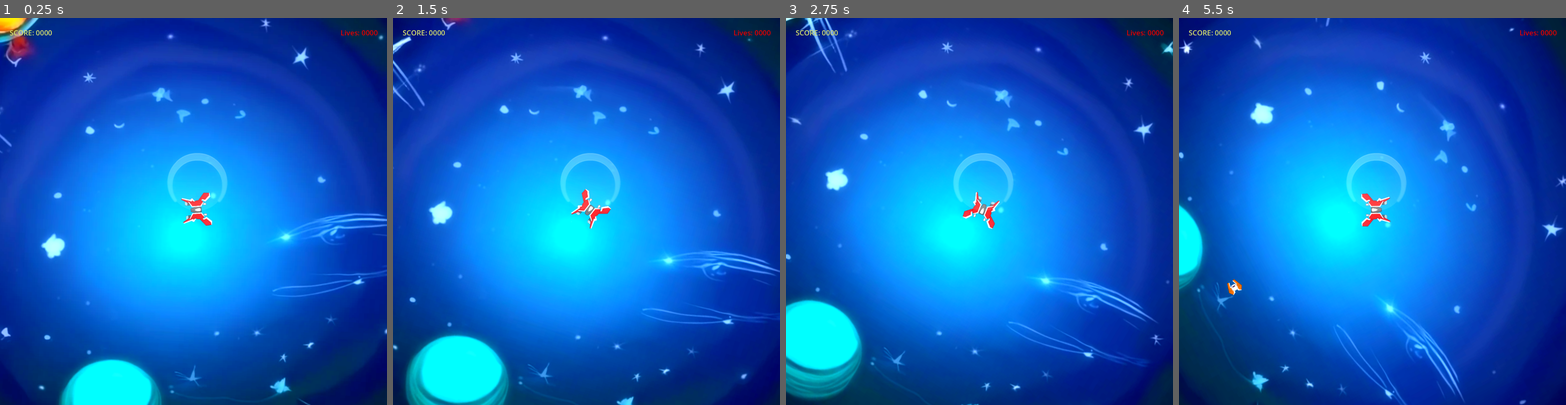
Above: before the commit, frames 1-4 (left to right).
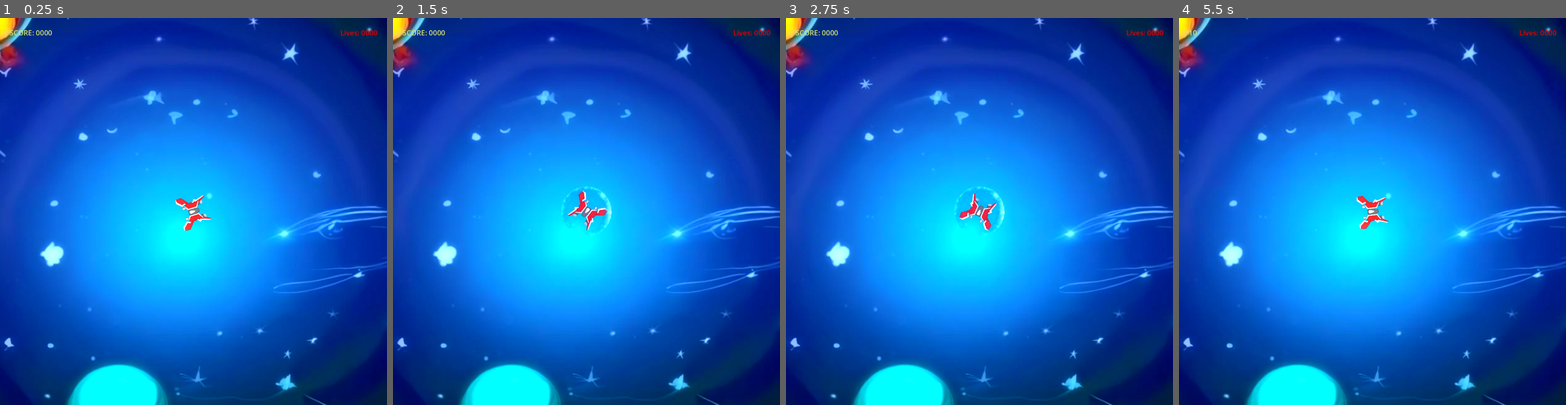
Above: after the commit, the same moments.

Repository: AdhdGameDev/space-parry
Game: Godot game, scene res://scenes/game_scene.tscn
Same seed, same stepped clock (60 frames per second), same inputs: the game is played once before the commit and once after it.
Inputs (mouse positions are in pixels of both pictures, inside the frame that each line leads up to):
- Up to frame 1 (0.25 s): no input
- Up to frame 2 (1.5 s): move the mouse to (671, 192) at 0.52 s; tap Space (Deflect) at 0.6 s; tap E (Shield, bound only after the commit) at 0.8, 1.35 s; move the mouse to (509, 230) at 1.27 s
- Up to frame 3 (2.75 s): tap Space (Deflect) at 1.55, 2.1 s; move the mouse to (1018, 126) at 2.02 s; tap E (Shield, bound only after the commit) at 2.3 s
- Up to frame 4 (5.5 s): move the mouse to (1353, 288) at 2.77 s; click (1353, 288) at 2.85 s; tap Space (Deflect) at 3.05, 4.35 s; move the mouse to (1488, 269) at 3.52 s; tap E (Shield, bound only after the commit) at 3.6, 5.1 s; move the mouse to (1256, 153) at 4.27 s; move the mouse to (1391, 211) at 5.02 s

The runs differ from the first frame. In frame 1, 6.9% of the frame differs, in the area x 0-100%, y 0-100%; in frame 2, 15%; in frame 3, 21%; in frame 4, 41%.
Error after the commit: Parse Error: Expected identifier after "." for attribute access. (res://scenes/game_scene.gd:27)

Commit message:
added overcharge and shield mechanic

Diff:
--- a/config/SignalBus.gd
+++ b/config/SignalBus.gd
@@ -1,3 +1,6 @@
 extends Node
 
 signal enemy_destroyed(points: int)
+signal player_death
+signal enemy_group_defeated(count: int)
+signal player_collision_hit(global_position: Vector2)
--- a/project.godot
+++ b/project.godot
@@ -36,6 +36,11 @@
 "events": [Object(InputEventMouseButton,"resource_local_to_scene":false,"resource_name":"","device":-1,"window_id":0,"a …(258 unchanged characters)…
 ]
 }
+Shield={
+"deadzone": 0.5,
+"events": [Object(InputEventKey,"resource_local_to_scene":false,"resource_name":"","device":-1,"window_id":0,"alt_pressed":false,"shift_pressed":false,"ctrl_pressed":false,"meta_pressed":false,"pressed":false,"keycode":0,"physical_keycode":69,"key_label":0,"unicode":101,"location":0,"echo":false,"script":null)
+]
+}
 
 [rendering]
 
--- a/scenes/basic_projectile.gd
+++ b/scenes/basic_projectile.gd
@@ -25,4 +25,5 @@
 
 func _on_player_ara_entered(area: Area2D) -> void:
 	if area.is_in_group("player"):
+		SignalBus.player_collision_hit.emit(self.global_position)
 		queue_free()
--- /dev/null
+++ b/scenes/camera_2d.gd
@@ -0,0 +1,30 @@
+extends Camera2D
+
+
+var shake_intensity = 0.0
+var shake_duration = 0.0
+var shake_decay = 5.0  # How fast the shake decays (higher value = faster)
+
+# Called when the node enters the scene tree for the first time.
+func _ready() -> void:
+	pass # Replace with function body.
+
+
+func _process(delta: float) -> void:
+	if shake_duration > 0:
+		shake_duration -= delta
+
+		# Apply a random offset to the camera based on the shake intensity
+	var shake_offset = Vector2(randf_range(-1, 1), randf_range(-1, 1)) * shake_intensity
+	position += shake_offset
+
+		# Decrease intensity over time (decay effect)
+	shake_intensity = lerp(shake_intensity, 0.0, shake_decay * delta)
+
+	if shake_duration <= 0:
+		position = Vector2.ZERO
+
+# Call this function to trigger a screen shake
+func start_screen_shake(intensity: float, duration: float):
+	shake_intensity = intensity
+	shake_duration = duration
--- a/scenes/enemy.gd
+++ b/scenes/enemy.gd
@@ -62,7 +62,6 @@
 
 func _on_enemy_hit(area: Area2D) -> void:
 	if area.is_in_group("projectile"):
-		print("yep")
 		var current_projectile: BasicProjectile = area as BasicProjectile
 		if current_projectile.reflected:
 			SignalBus.enemy_destroyed.emit(10)
@@ -71,7 +70,6 @@
 			current_projectile.queue_free()  # Optionally remove the projectile
 	if area.is_in_group("laser"):
 		SignalBus.enemy_destroyed.emit(10)
-		var current_projectile: BasicProjectile = area as BasicProjectile
 		queue_free()
 		explode()
 	if area.is_in_group("enemy"):
--- a/scenes/game_scene.gd
+++ b/scenes/game_scene.gd
@@ -3,11 +3,14 @@
 @export var radius: float = 200  # Radius of the circle
 @export var circle_color: Color = Color(1, 1, 1, 1)  # White color
 @onready var background: Sprite2D = $Background
+
 var rotation_speed: float = PI/16
-var current_angle: float = 0  # Keep track of the current rotation angle
+var current_angle: float = 0
+var enemies_defeated_count: int = 0
 
 # Called every frame to ensure the circle is redrawn
 func _process(delta: float) -> void:
+	SignalBus.enemy_destroyed.connect(on_enemy_destroyed)
 	current_angle += rotation_speed * delta
 	# Apply the rotation to the background sprite
 	background.rotation = current_angle
@@ -16,3 +19,9 @@
 func _draw() -> void:
 		# Draw the circle around the player's global position
 	draw_circle($Player.global_position, 500, Color.BLACK, false)
+
+
+func on_enemy_destroyed(points: int) -> void:
+	enemies_defeated_count = enemies_defeated_count + 1
+	if enemies_defeated_count % 10 == 0:
+		SignalBus.
--- a/scenes/game_scene.tscn
+++ b/scenes/game_scene.tscn
@@ -19,6 +19,8 @@
 
 [node name="MainScene" type="Node2D"]
 script = ExtResource("1_ddm13")
+radius = null
+circle_color = null
 
 [node name="WorldEnvironment" type="WorldEnvironment" parent="."]
 environment = SubResource("Environment_a5hil")
--- a/scenes/player.gd
+++ b/scenes/player.gd
@@ -4,22 +4,35 @@
 
 @export var enemy: PackedScene
 @export var laser: PackedScene
+@export var shield_explosion: PackedScene
 
 @onready var player_image: Sprite2D = $Sprite2D
-@onready var enemy_spawn_timer: Timer = $EnemySpawnTimer
 @onready var deflect_area: Area2D = $DeflectArea
+
 @onready var deflect_timer_buffer: Timer = $DeflectTimerBuffer
 @onready var laser_cooldown_timer: Timer = $LaserCooldownTimer
+@onready var enemy_spawn_timer: Timer = $EnemySpawnTimer
+@onready var shield_timer: Timer = $ShieldTimer
+@onready var shield_cooldown_timer: Timer = $ShieldCooldownTimer
 
+
+@onready var camera_2d: Camera2D = $Camera2D
+@onready var shield: Sprite2D = $Shield
+@onready var ship_collision: CollisionShape2D = $ShipCollision
+
+@export var health: int = 5
 @export var enemy_max_count: int = 5
 var current_enemy_count: int = 0
 
-
+var shield_active: bool = false
+var shield_cooldown_passed: bool = true
 var can_laser: bool = true
 
 # Called when the node enters the scene tree for the first time.
 func _ready() -> void:
+	shield.visible = false
 	SignalBus.enemy_destroyed.connect(enemy_destroyed)
+	SignalBus.player_collision_hit.connect(on_player_collision_hit)
 	enemy_spawn_timer.start()
 
 
@@ -38,9 +51,20 @@
 	if Input.is_action_just_pressed("LaserFirePlayer"):
 		if can_laser:
 			open_fire(player_image.rotation)
+	if Input.is_action_just_pressed("Shield"):
+		activate_shield()
 
 func enemy_destroyed(points: int) -> void:
 	current_enemy_count = current_enemy_count - 1
+
+func activate_shield() -> void:
+	if shield_cooldown_passed:
+		shield_cooldown_passed = !shield_cooldown_passed
+		shield_cooldown_timer.start()
+		shield_active = !shield_active
+		shield.visible = !shield.visible
+		ship_collision.scale = ship_collision.scale * 2
+		shield_timer.start()
 
 func try_to_deflect() -> void:
 	if deflect_timer_buffer.time_left > 0:
@@ -51,6 +75,16 @@
 				deflect_area.modulate = Color.BLACK
 				var new_velocity = (get_global_mouse_position() - global_position).normalized() * 600
 				current_projectile.velocity = new_velocity
+				overcharge()
+
+func overcharge() -> void:
+	print("inside overcharge")
+	for child in player_image.get_children():
+		print(child)
+		child.visible = !child.visible
+	$AnimationPlayer.play("overcharge")
+	laser_cooldown_timer.wait_time = laser_cooldown_timer.wait_time / 4
+
 
 func open_fire(rotation: float) -> void:
 	laser_cooldown_timer.start()
@@ -96,3 +130,32 @@
 
 func _on_laser_cooldown_timer_timeout() -> void:
 	can_laser = !can_laser
+
+
+func _on_area_entered(area: Area2D) -> void:
+	if !area.is_in_group("laser"):
+		if !shield_active:
+			health = health - 1
+			camera_2d.start_screen_shake(5, 2)
+			if health == 0:
+				SignalBus.player_death.emit()
+
+func on_player_collision_hit(global_pos: Vector2) -> void:
+	var shield_exp = shield_explosion.instantiate()
+	shield_exp.global_position = to_local(global_pos)
+	shield_exp.play("explosion")
+	add_child(shield_exp)
+
+func _on_shield_end() -> void:
+	shield_active = false
+	shield.visible = !shield.visible
+	ship_collision.scale = ship_collision.scale / 2
+
+
+func _on_shield_cooldown_passed() -> void:
+	shield_cooldown_passed = !shield_cooldown_passed
+
+
+func _on_animation_player_animation_finished(anim_name: StringName) -> void:
+	$AnimationPlayer.stop()
+	laser_cooldown_timer.wait_time = laser_cooldown_timer.wait_time * 4
--- a/scenes/player.tscn
+++ b/scenes/player.tscn
@@ -1,30 +1,103 @@
-[gd_scene load_steps=9 format=3 uid="uid://b3yoi5ia0ewu2"]
+[gd_scene load_steps=17 format=3 uid="uid://b3yoi5ia0ewu2"]
 
 [ext_resource type="Script" path="res://scenes/player.gd" id="1_vorp1"]
 [ext_resource type="PackedScene" uid="uid://bjm5awditly3x" path="res://scenes/enemy.tscn" id="2_o7w06"]
 [ext_resource type="PackedScene" uid="uid://dsdome0t6utyc" path="res://scenes/player_laser.tscn" id="3_2kcdo"]
 [ext_resource type="Texture2D" uid="uid://drypebh6u88v2" path="res://assets/spaceShips_005.png" id="3_7yqc1"]
+[ext_resource type="PackedScene" uid="uid://b7p1kpvpvjril" path="res://shield_explosion.tscn" id="4_38wwn"]
 [ext_resource type="AudioStream" uid="uid://b5x0jb5wimtmt" path="res://assets/sfx_laser1.ogg" id="5_cek4k"]
-[ext_resource type="Texture2D" uid="uid://bowshtjedddr1" path="res://assets/PNG/Effects/shield3.png" id="6_2k78k"]
+[ext_resource type="Script" path="res://scenes/camera_2d.gd" id="7_gsn5i"]
+[ext_resource type="Texture2D" uid="uid://driu487wo6y4m" path="res://assets/PNG/spr_shield.png" id="7_up5bv"]
+[ext_resource type="Texture2D" uid="uid://1wavn0sjaoab" path="res://assets/PNG/Power-ups/powerupBlue.png" id="9_o8y4b"]
+[ext_resource type="Texture2D" uid="uid://cm7n4uyq81waj" path="res://assets/PNG/Power-ups/powerupBlue_shield.png" id="10_ekclw"]
+[ext_resource type="Texture2D" uid="uid://dvbmo17mkmomj" path="res://assets/PNG/Lasers/laserBlue01.png" id="11_qcgtc"]
 
-[sub_resource type="CircleShape2D" id="CircleShape2D_sykmj"]
-radius = 71.5542
+[sub_resource type="CircleShape2D" id="CircleShape2D_vdhl3"]
+radius = 43.6807
 
 [sub_resource type="RectangleShape2D" id="RectangleShape2D_jd2sv"]
 size = Vector2(217, 71.5)
+
+[sub_resource type="Animation" id="Animation_s0ocm"]
+resource_name = "overcharge"
+length = 2.0
+tracks/0/type = "value"
+tracks/0/imported = false
+tracks/0/enabled = true
+tracks/0/path = NodePath("Sprite2D:scale")
+tracks/0/interp = 1
+tracks/0/loop_wrap = true
+tracks/0/keys = {
+"times": PackedFloat32Array(0, 0.266667, 0.566667, 0.866667, 1.16667, 1.53333, 2),
+"transitions": PackedFloat32Array(1, 1, 1, 1, 1, 1, 1),
+"update": 0,
+"values": [Vector2(0.3, 0.3), Vector2(0.4, 0.4), Vector2(0.3, 0.3), Vector2(0.4, 0.4), Vector2(0.3, 0.3), Vector2(0.4, 0.4), Vector2(0.4, 0.4)]
+}
+
+[sub_resource type="Animation" id="Animation_1nhbr"]
+length = 0.001
+tracks/0/type = "value"
+tracks/0/imported = false
+tracks/0/enabled = true
+tracks/0/path = NodePath("Sprite2D:scale")
+tracks/0/interp = 1
+tracks/0/loop_wrap = true
+tracks/0/keys = {
+"times": PackedFloat32Array(0),
+"transitions": PackedFloat32Array(1),
+"update": 0,
+"values": [Vector2(0.3, 0.3)]
+}
+
+[sub_resource type="AnimationLibrary" id="AnimationLibrary_o3dj8"]
+_data = {
+"RESET": SubResource("Animation_1nhbr"),
+"overcharge": SubResource("Animation_s0ocm")
+}
 
 [node name="Player" type="Area2D" groups=["player"]]
 script = ExtResource("1_vorp1")
 enemy = ExtResource("2_o7w06")
 laser = ExtResource("3_2kcdo")
+shield_explosion = ExtResource("4_38wwn")
 
-[node name="CollisionShape2D" type="CollisionShape2D" parent="."]
+[node name="ShipCollision" type="CollisionShape2D" parent="."]
 position = Vector2(1, 0)
-shape = SubResource("CircleShape2D_sykmj")
+shape = SubResource("CircleShape2D_vdhl3")
 
 [node name="Sprite2D" type="Sprite2D" parent="." groups=["player"]]
 scale = Vector2(0.3, 0.3)
 texture = ExtResource("3_7yqc1")
+
+[node name="Sprite2D2" type="Sprite2D" parent="Sprite2D"]
+visible = false
+position = Vector2(0, 20)
+scale = Vector2(1.86275, 1.76768)
+texture = ExtResource("9_o8y4b")
+
+[node name="Sprite2D3" type="Sprite2D" parent="Sprite2D"]
+visible = false
+position = Vector2(-66.6667, -103.333)
+scale = Vector2(1, 0.946667)
+texture = ExtResource("10_ekclw")
+
+[node name="Sprite2D4" type="Sprite2D" parent="Sprite2D"]
+visible = false
+position = Vector2(-66.6667, -133.333)
+scale = Vector2(1, 0.946667)
+texture = ExtResource("11_qcgtc")
+
+[node name="Sprite2D6" type="Sprite2D" parent="Sprite2D"]
+visible = false
+position = Vector2(66.6667, -130)
+scale = Vector2(1, 0.946667)
+texture = ExtResource("11_qcgtc")
+
+[node name="Sprite2D5" type="Sprite2D" parent="Sprite2D"]
+visible = false
+position = Vector2(66.6667, -103.333)
+scale = Vector2(1, 0.946667)
+texture = ExtResource("10_ekclw")
 
 [node name="EnemySpawnTimer" type="Timer" parent="."]
 wait_time = 3.0
@@ -32,7 +105,7 @@
 
 [node name="DeflectArea" type="Area2D" parent="."]
 
-[node name="CollisionShape2D" type="CollisionShape2D" parent="DeflectArea"]
+[node name="CollisionShape2D" type="CollisionShape2D" parent="DeflectArea" groups=["player"]]
 position = Vector2(2.5, -108.25)
 shape = SubResource("RectangleShape2D_jd2sv")
 
@@ -43,13 +116,32 @@
 stream = ExtResource("5_cek4k")
 
 [node name="LaserCooldownTimer" type="Timer" parent="."]
-wait_time = 0.5
+wait_time = 1.5
 one_shot = true
 
-[node name="Sprite2D2" type="Sprite2D" parent="."]
-position = Vector2(2, -87)
-scale = Vector2(1.3, 1.3)
-texture = ExtResource("6_2k78k")
+[node name="Camera2D" type="Camera2D" parent="."]
+script = ExtResource("7_gsn5i")
 
+[node name="Shield" type="Sprite2D" parent="."]
+scale = Vector2(0.3, 0.298)
+texture = ExtResource("7_up5bv")
+
+[node name="ShieldTimer" type="Timer" parent="."]
+wait_time = 2.0
+one_shot = true
+
+[node name="ShieldCooldownTimer" type="Timer" parent="."]
+wait_time = 6.0
+one_shot = true
+
+[node name="AnimationPlayer" type="AnimationPlayer" parent="."]
+libraries = {
+"": SubResource("AnimationLibrary_o3dj8")
+}
+
+[connection signal="area_entered" from="." to="." method="_on_area_entered"]
 [connection signal="timeout" from="EnemySpawnTimer" to="." method="_on_enemy_spawn_timer_timeout"]
 [connection signal="timeout" from="LaserCooldownTimer" to="." method="_on_laser_cooldown_timer_timeout"]
+[connection signal="timeout" from="ShieldTimer" to="." method="_on_shield_end"]
+[connection signal="timeout" from="ShieldCooldownTimer" to="." method="_on_shield_cooldown_passed"]
+[connection signal="animation_finished" from="AnimationPlayer" to="." method="_on_animation_player_animation_finished"]
--- a/scenes/ui.gd
+++ b/scenes/ui.gd
@@ -1,11 +1,14 @@
 extends Control
 
-@onready var score_label: Label = $CanvasLayer/MarginContainer/HBoxContainer/ScoreLabel
+@onready var game_over_label: Label = $CanvasLayer/MarginContainer/GameOverLabel
+@onready var score_label: Label = $CanvasLayer/MarginContainer/ScoreLabel
 var current_score: int = 0
 
 # Called when the node enters the scene tree for the first time.
 func _ready() -> void:
 	SignalBus.enemy_destroyed.connect(_on_enemy_destroyed)
+	SignalBus.player_death.connect(_on_player_death)
+	game_over_label.visible = false
 
 
 # Called every frame. 'delta' is the elapsed time since the previous frame.
@@ -16,3 +19,8 @@
 func _on_enemy_destroyed(points: int) -> void:
 	current_score += points
 	score_label.text = str(current_score)
+
+
+func _on_player_death() -> void:
+	game_over_label.visible = true
+	get_tree().paused = true
--- a/scenes/ui.tscn
+++ b/scenes/ui.tscn
@@ -1,6 +1,16 @@
-[gd_scene load_steps=2 format=3 uid="uid://wfnpdlgrmtni"]
+[gd_scene load_steps=4 format=3 uid="uid://wfnpdlgrmtni"]
 
 [ext_resource type="Script" path="res://scenes/ui.gd" id="1_4nbsk"]
+[ext_resource type="FontFile" uid="uid://bpo08sdyanq62" path="res://assets/Bonus/kenvector_future.ttf" id="2_nd70m"]
+
+[sub_resource type="LabelSettings" id="LabelSettings_38gff"]
+font = ExtResource("2_nd70m")
+font_size = 62
+font_color = Color(0.858824, 0.827451, 0.976471, 1)
+outline_size = 7
+outline_color = Color(0.116137, 0.31109, 0.145875, 1)
+shadow_size = 14
+shadow_offset = Vector2(10, 10)
 
 [node name="Control" type="Control"]
 layout_mode = 3
@@ -14,32 +24,40 @@
 [node name="CanvasLayer" type="CanvasLayer" parent="."]
 
 [node name="MarginContainer" type="MarginContainer" parent="CanvasLayer"]
-offset_right = 1201.0
-offset_bottom = 61.0
+anchors_preset = 15
+anchor_right = 1.0
+anchor_bottom = 1.0
+grow_horizontal = 2
+grow_vertical = 2
 theme_override_constants/margin_left = 30
 theme_override_constants/margin_top = 30
 theme_override_constants/margin_right = 30
 theme_override_constants/margin_bottom = 30
 
-[node name="HBoxContainer" type="HBoxContainer" parent="CanvasLayer/MarginContainer"]
-layout_mode = 2
-size_flags_stretch_ratio = 0.25
-theme_override_constants/separation = 4
-alignment = 1
-
-[node name="ScoreLabel" type="Label" parent="CanvasLayer/MarginContainer/HBoxContainer"]
+[node name="ScoreLabel" type="Label" parent="CanvasLayer/MarginContainer"]
 layout_mode = 2
 size_flags_horizontal = 2
+size_flags_vertical = 0
 theme_override_colors/font_color = Color(0.854902, 0.886275, 0.427451, 1)
 theme_override_font_sizes/font_size = 22
 text = "Score: 0000"
 uppercase = true
 
-[node name="Lives" type="Label" parent="CanvasLayer/MarginContainer/HBoxContainer"]
+[node name="Lives" type="Label" parent="CanvasLayer/MarginContainer"]
 layout_mode = 2
 size_flags_horizontal = 8
+size_flags_vertical = 0
 theme_override_colors/font_color = Color(0.894118, 0, 0, 1)
 theme_override_font_sizes/font_size = 22
 text = "Lives: 0000
 "
 horizontal_alignment = 2
+
+[node name="GameOverLabel" type="Label" parent="CanvasLayer/MarginContainer"]
+layout_mode = 2
+size_flags_horizontal = 4
+theme_override_colors/font_color = Color(0.894118, 0, 0, 1)
+theme_override_font_sizes/font_size = 22
+text = "GAME OVER"
+label_settings = SubResource("LabelSettings_38gff")
+horizontal_alignment = 2
--- /dev/null
+++ b/scripts/BasicEnemy.gd
@@ -0,0 +1,29 @@
+extends Area2D
+
+var center_position: Vector2
+var current_angle: float
+@export var rotation_speed: float = 0.4
+var direction: int = 1
+
+var change_direction: bool = false
+var radius: float = 500
+var is_turned: bool = false
+var is_stopped: bool = false
+
+
+# Called when the node enters the scene tree for the first time.
+func _ready() -> void:
+	pass # Replace with function body.
+
+
+# Called every frame. 'delta' is the elapsed time since the previous frame.
+func _process(delta: float) -> void:
+	current_angle += rotation_speed * delta * direction
+	var new_x = center_position.x + radius * cos(current_angle)
+	var new_y = center_position.y + radius * sin(current_angle)
+	if is_turned and !is_stopped:
+		rotation = lerp_angle(rotation, current_angle + PI, 0.1)  # Flip 180 degrees smoothly
+	elif !is_stopped:
+		rotation = lerp_angle(rotation, current_angle, 0.1)  # Rotate smoothly to the original angle
+
+	global_position = Vector2(new_x, new_y)
--- /dev/null
+++ b/shield_explosion.gd
@@ -0,0 +1,4 @@
+extends AnimatedSprite2D
+
+func _on_animation_finished() -> void:
+	queue_free()
--- /dev/null
+++ b/shield_explosion.tscn
@@ -0,0 +1,132 @@
+[gd_scene load_steps=20 format=3 uid="uid://b7p1kpvpvjril"]
+
+[ext_resource type="Texture2D" uid="uid://df0wfpepa4eae" path="res://assets/recent/hit - yellow.png" id="1_0gcei"]
+[ext_resource type="Script" path="res://shield_explosion.gd" id="2_o8uo0"]
+
+[sub_resource type="AtlasTexture" id="AtlasTexture_4c5sj"]
+atlas = ExtResource("1_0gcei")
+region = Rect2(0, 0, 1024, 1024)
+
+[sub_resource type="AtlasTexture" id="AtlasTexture_i13kr"]
+atlas = ExtResource("1_0gcei")
+region = Rect2(1024, 0, 1024, 1024)
+
+[sub_resource type="AtlasTexture" id="AtlasTexture_7jdf6"]
+atlas = ExtResource("1_0gcei")
+region = Rect2(2048, 0, 1024, 1024)
+
+[sub_resource type="AtlasTexture" id="AtlasTexture_wdfyg"]
+atlas = ExtResource("1_0gcei")
+region = Rect2(3072, 0, 1024, 1024)
+
+[sub_resource type="AtlasTexture" id="AtlasTexture_m8uhc"]
+atlas = ExtResource("1_0gcei")
+region = Rect2(0, 1024, 1024, 1024)
+
+[sub_resource type="AtlasTexture" id="AtlasTexture_vft6s"]
+atlas = ExtResource("1_0gcei")
+region = Rect2(1024, 1024, 1024, 1024)
+
+[sub_resource type="AtlasTexture" id="AtlasTexture_rbgpa"]
+atlas = ExtResource("1_0gcei")
+region = Rect2(2048, 1024, 1024, 1024)
+
+[sub_resource type="AtlasTexture" id="AtlasTexture_4i0ks"]
+atlas = ExtResource("1_0gcei")
+region = Rect2(3072, 1024, 1024, 1024)
+
+[sub_resource type="AtlasTexture" id="AtlasTexture_m1pf4"]
+atlas = ExtResource("1_0gcei")
+region = Rect2(0, 2048, 1024, 1024)
+
+[sub_resource type="AtlasTexture" id="AtlasTexture_ukfhd"]
+atlas = ExtResource("1_0gcei")
+region = Rect2(1024, 2048, 1024, 1024)
+
+[sub_resource type="AtlasTexture" id="AtlasTexture_chr78"]
+atlas = ExtResource("1_0gcei")
+region = Rect2(2048, 2048, 1024, 1024)
+
+[sub_resource type="AtlasTexture" id="AtlasTexture_bi80g"]
+atlas = ExtResource("1_0gcei")
+region = Rect2(3072, 2048, 1024, 1024)
+
+[sub_resource type="AtlasTexture" id="AtlasTexture_6xkn8"]
+atlas = ExtResource("1_0gcei")
+region = Rect2(0, 3072, 1024, 1024)
+
+[sub_resource type="AtlasTexture" id="AtlasTexture_bbbvd"]
+atlas = ExtResource("1_0gcei")
+region = Rect2(1024, 3072, 1024, 1024)
+
+[sub_resource type="AtlasTexture" id="AtlasTexture_svc5v"]
+atlas = ExtResource("1_0gcei")
+region = Rect2(2048, 3072, 1024, 1024)
+
+[sub_resource type="AtlasTexture" id="AtlasTexture_4hiwe"]
+atlas = ExtResource("1_0gcei")
+region = Rect2(3072, 3072, 1024, 1024)
+
+[sub_resource type="SpriteFrames" id="SpriteFrames_o05hd"]
+animations = [{
+"frames": [{
+"duration": 1.0,
+"texture": SubResource("AtlasTexture_4c5sj")
+}, {
+"duration": 1.0,
+"texture": SubResource("AtlasTexture_i13kr")
+}, {
+"duration": 1.0,
+"texture": SubResource("AtlasTexture_7jdf6")
+}, {
+"duration": 1.0,
+"texture": SubResource("AtlasTexture_wdfyg")
+}, {
+"duration": 1.0,
+"texture": SubResource("AtlasTexture_m8uhc")
+}, {
+"duration": 1.0,
+"texture": SubResource("AtlasTexture_vft6s")
+}, {
+"duration": 1.0,
+"texture": SubResource("AtlasTexture_rbgpa")
+}, {
+"duration": 1.0,
+"texture": SubResource("AtlasTexture_4i0ks")
+}, {
+"duration": 1.0,
+"texture": SubResource("AtlasTexture_m1pf4")
+}, {
+"duration": 1.0,
+"texture": SubResource("AtlasTexture_ukfhd")
+}, {
+"duration": 1.0,
+"texture": SubResource("AtlasTexture_chr78")
+}, {
+"duration": 1.0,
+"texture": SubResource("AtlasTexture_bi80g")
+}, {
+"duration": 1.0,
+"texture": SubResource("AtlasTexture_6xkn8")
+}, {
+"duration": 1.0,
+"texture": SubResource("AtlasTexture_bbbvd")
+}, {
+"duration": 1.0,
+"texture": SubResource("AtlasTexture_svc5v")
+}, {
+"duration": 1.0,
+"texture": SubResource("AtlasTexture_4hiwe")
+}],
+"loop": false,
+"name": &"explosion",
+"speed": 25.0
+}]
+
+[node name="ShieldExplosion" type="AnimatedSprite2D"]
+scale = Vector2(0.2, 0.2)
+sprite_frames = SubResource("SpriteFrames_o05hd")
+animation = &"explosion"
+script = ExtResource("2_o8uo0")
+
+[connection signal="animation_finished" from="." to="." method="_on_animation_finished"]
Binary file added: assets/PNG/spr_shield.png
Not shown, added: assets/PNG/spr_shield.png.import
Binary file added: assets/recent/hit - yellow.png
Not shown, added: assets/recent/hit - yellow.png.import
Binary file added: assets/spr_shield.png
Not shown, added: assets/spr_shield.png.import
